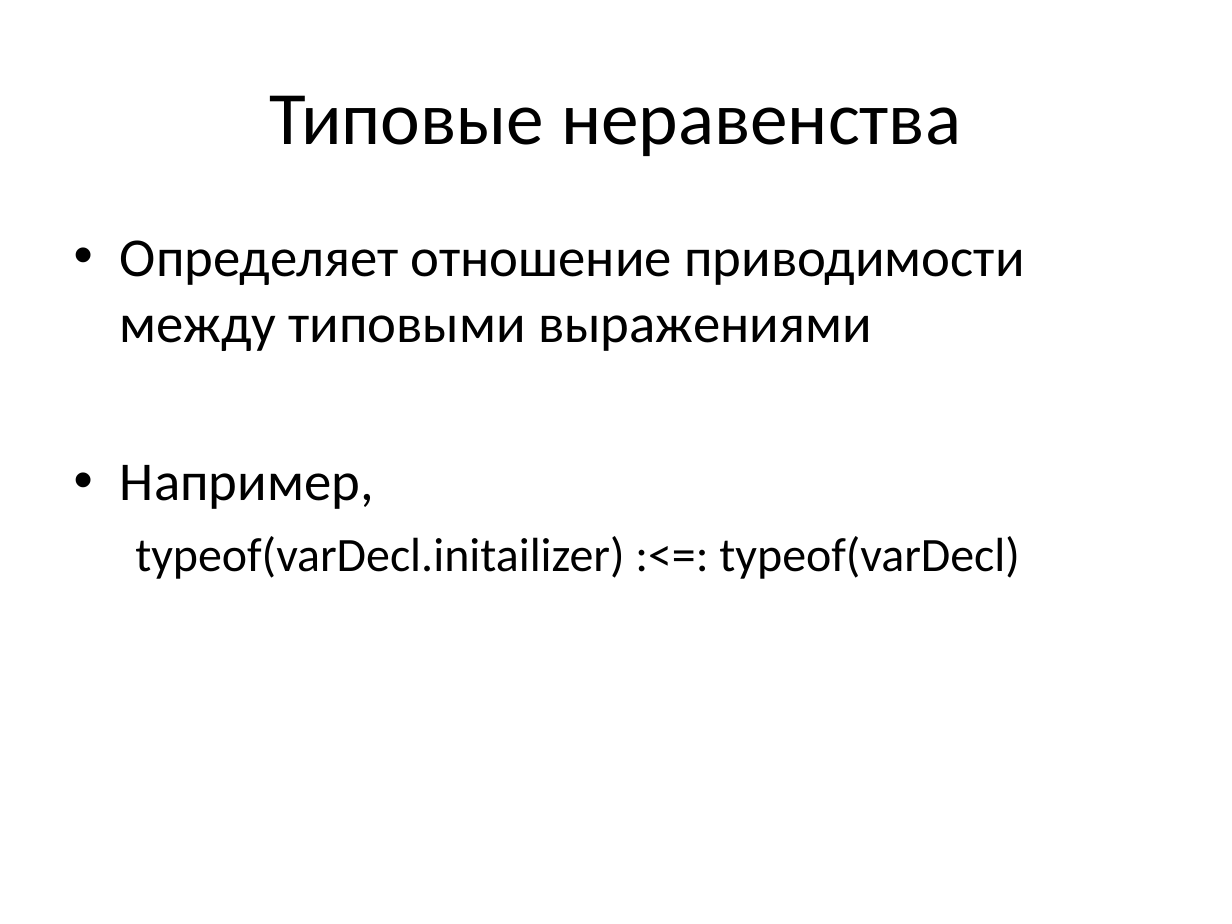
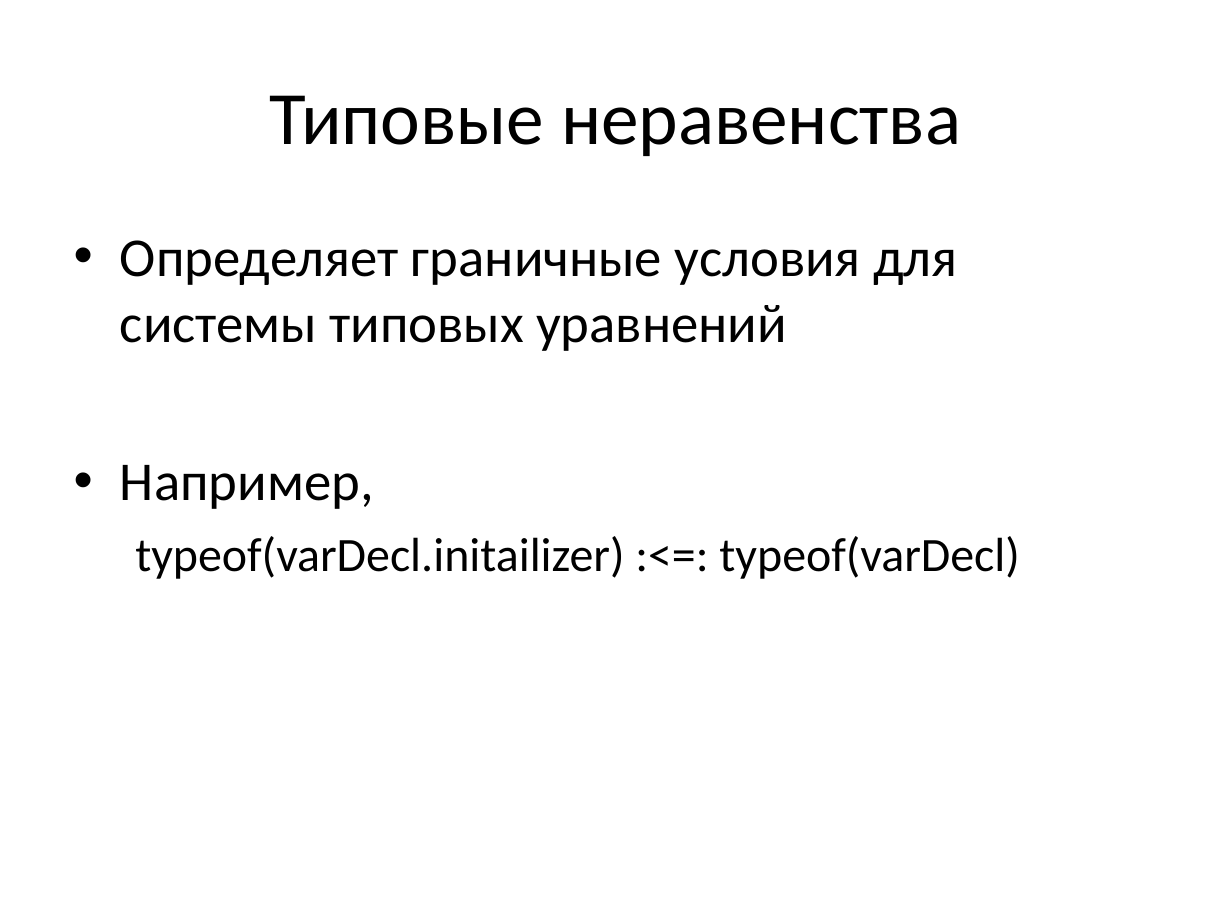
Before and after one commit to mazine/umk, a slide deck: slide 8 of presentations/mps-types.ppt. Drawn at 1232x924 pixels with LibreOffice and Linux fonts; fonts in the diff are those of the drawing. Boxes give left, top, right and bottom in pixels: in the first picture for what was removed or moved away, otherwise in the second. Text is boxed around its words. In the diff, an @@ line names an element or a change of style, - is before the commit and + after.

```diff
--- a/presentations/mps-types.ppt
+++ b/presentations/mps-types.ppt
@@ text at bbox=[120, 240, 957, 351]: text changed @@
-• Определяет отношение приводимости между типовыми выражениями
+• Определяет граничные условия для системы типовых уравнений
```
Also in this commit, not shown: 2 other slides changed, 3 slides added, 1 slide removed.
